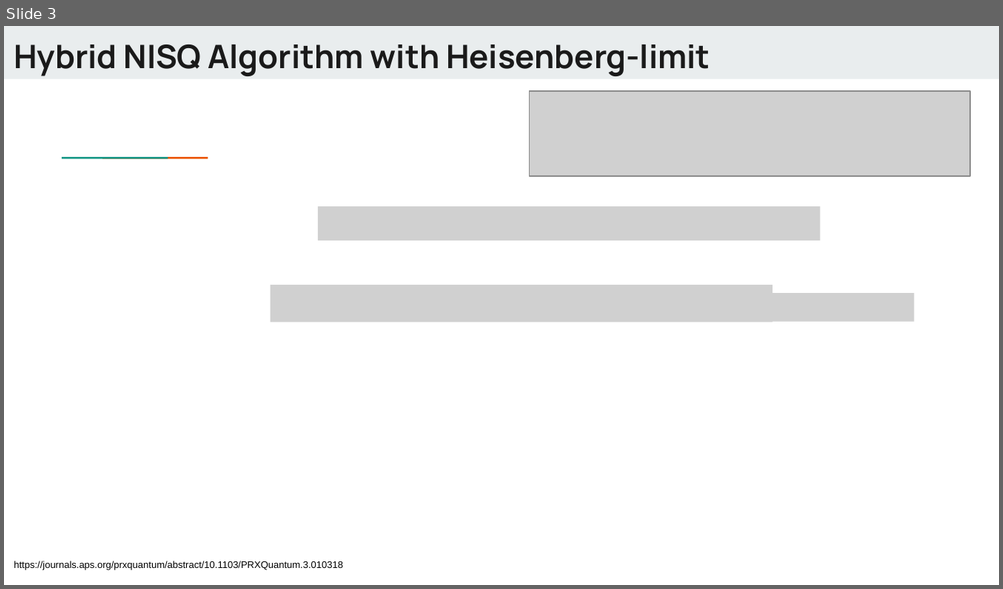
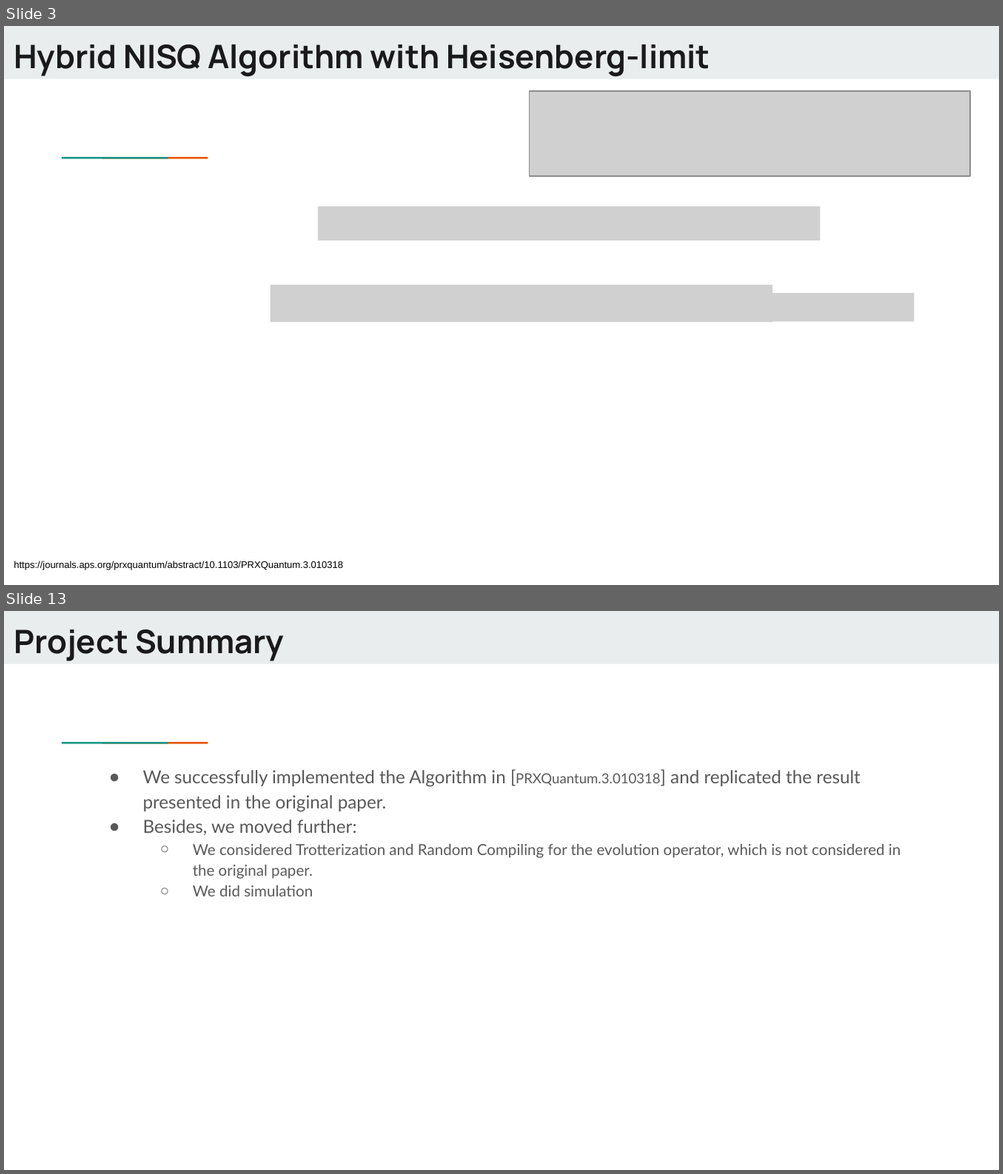
Before and after one commit to Dran-Z/QHack2023-SunnyDelft, a slide deck: QHack-SunnyDelft.pptx. Shown one above the other, each under a label of ours: slide 3 before the commit, slides 3 and 13 after it; the slides between them are not shown. The pictures are 1003x589 and 1003x1174 pixels, drawn with LibreOffice and Linux fonts; fonts in the diff are those of the drawing; grey boxes stand for pictures. Boxes give left, top, right and bottom in pixels: in the first picture for what was removed or moved away, otherwise in the second. Text is boxed around its words. In the diff, an @@ line names an element or a change of style, - is before the commit and + after.

```diff
--- a/QHack-SunnyDelft.pptx
+++ b/QHack-SunnyDelft.pptx
@@ slide 13 added at [4, 611, 999, 1170], background #FFFFFF; not listed: 3 template elements that a slide beside it also shows @@
@@ title added at [14, 629, 284, 661], 23.4 pt, text #1A1A1A, bold @@
+Project Summary
@@ text added at [143, 770, 900, 897], 11 pt, text #595959 @@
+● We successfully implemented the Algorithm in [PRXQuantum.3.010318] and replicated the result presented in the original paper.
+● Besides, we moved further:
+  ○ We considered Trotterization and Random Compiling for the evolution operator, which is not considered in the original paper.
+  ○ We did simulation
```
Also in this commit, not shown: 5 slides changed, 4 other slides added, 3 slides removed, 7 other files.
